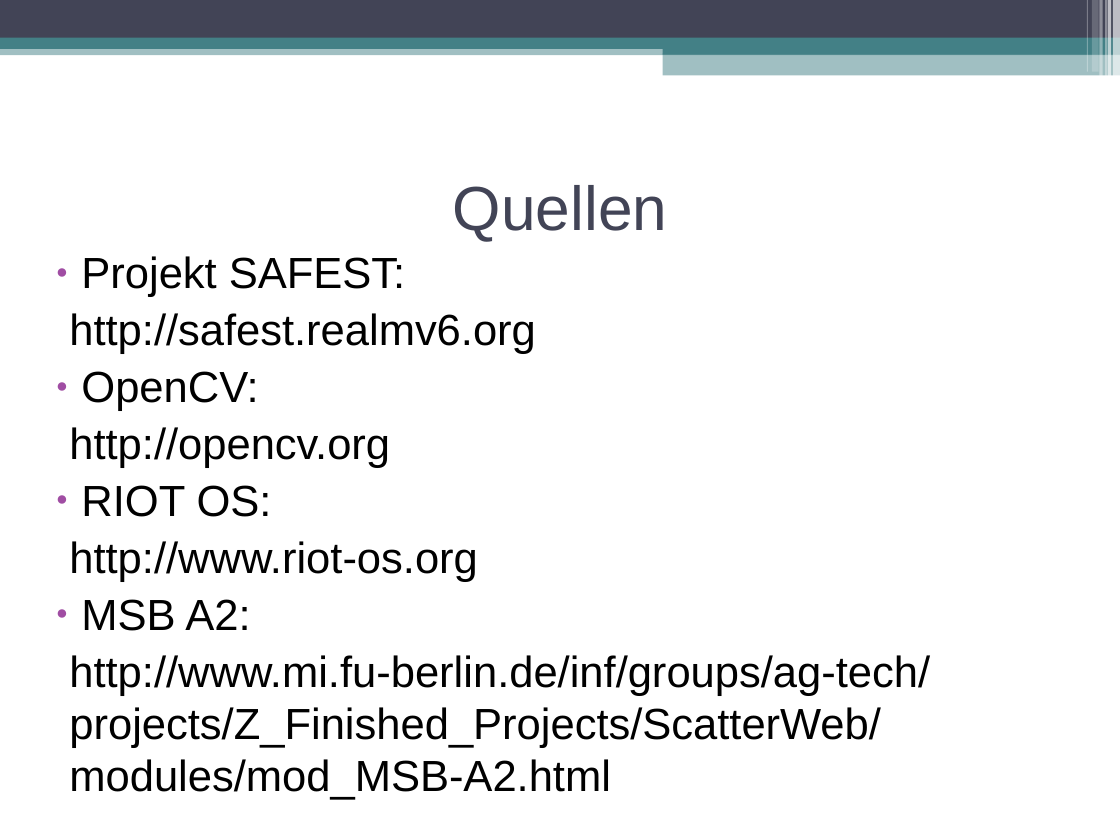
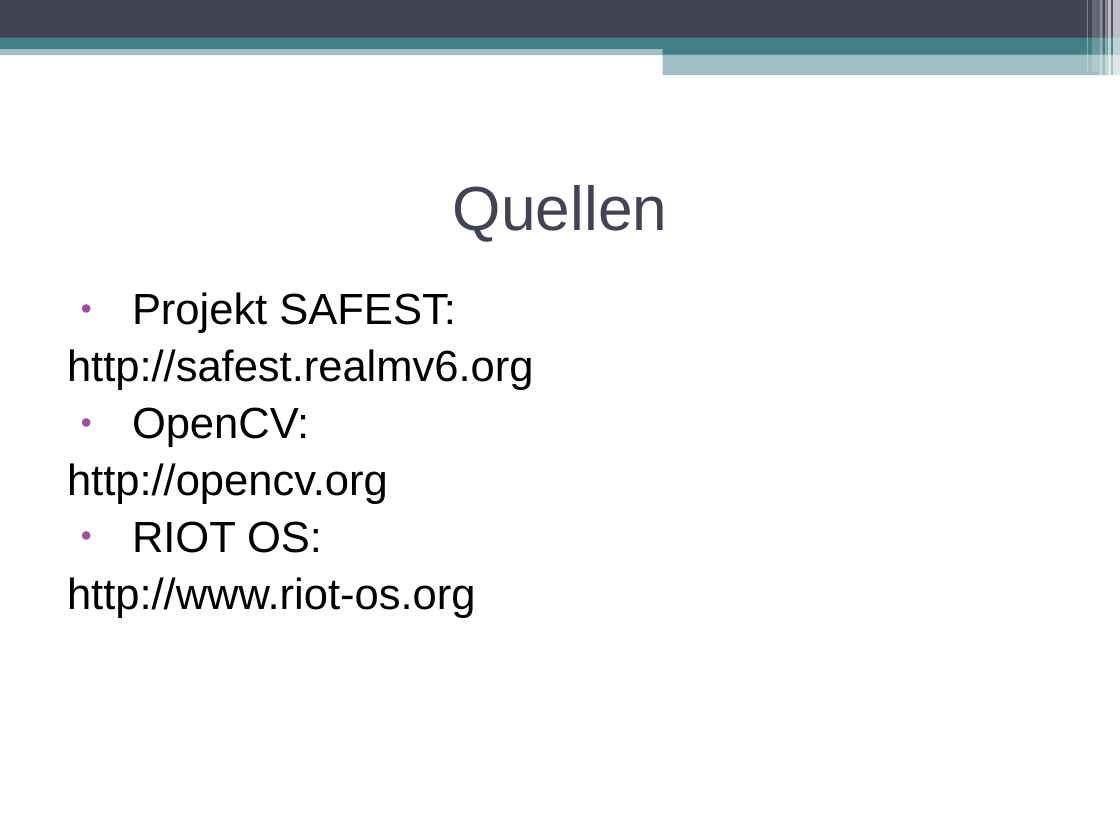
Before and after one commit to swp2013riot/riot-opencv-port, a slide deck: slide 11 of doc/slides/intro_presentation.odp (slide 6 before the commit). Drawn at 1120x840 pixels with LibreOffice and Linux fonts; fonts in the diff are those of the drawing. Boxes give left, top, right and bottom in pixels: in the first picture for what was removed or moved away, otherwise in the second. Text is boxed around its words. In the diff, an @@ line names an element or a change of style, - is before the commit and + after.

```diff
--- a/doc/slides/intro_presentation.odp
+++ b/doc/slides/intro_presentation.odp
@@ text "Projekt SAFEST:" moved from (x1=69, y1=256, x2=930, y2=800) to (x1=67, y1=292, x2=534, y2=618) @@
@@ text "Projekt SAFEST:" at (x1=67, y1=292, x2=534, y2=618): indent changed; list level 2 to 1 in "http://safest.realmv6.org"; list level 2 to 1 in "http://opencv.org"; list level 2 to 1 in "http://www.riot-os.org"; vertical alignment middle to top @@
@@ text at (x1=69, y1=599, x2=930, y2=800): paragraphs removed @@
-● MSB A2:
-  http://www.mi.fu-berlin.de/inf/groups/ag-tech/projects/Z_Finished_Projects/ScatterWeb/modules/mod_MSB-A2.html
```
Also in this commit, not shown: 1 other slide changed, 8 slides added, 3 slides removed, 2 other files.
